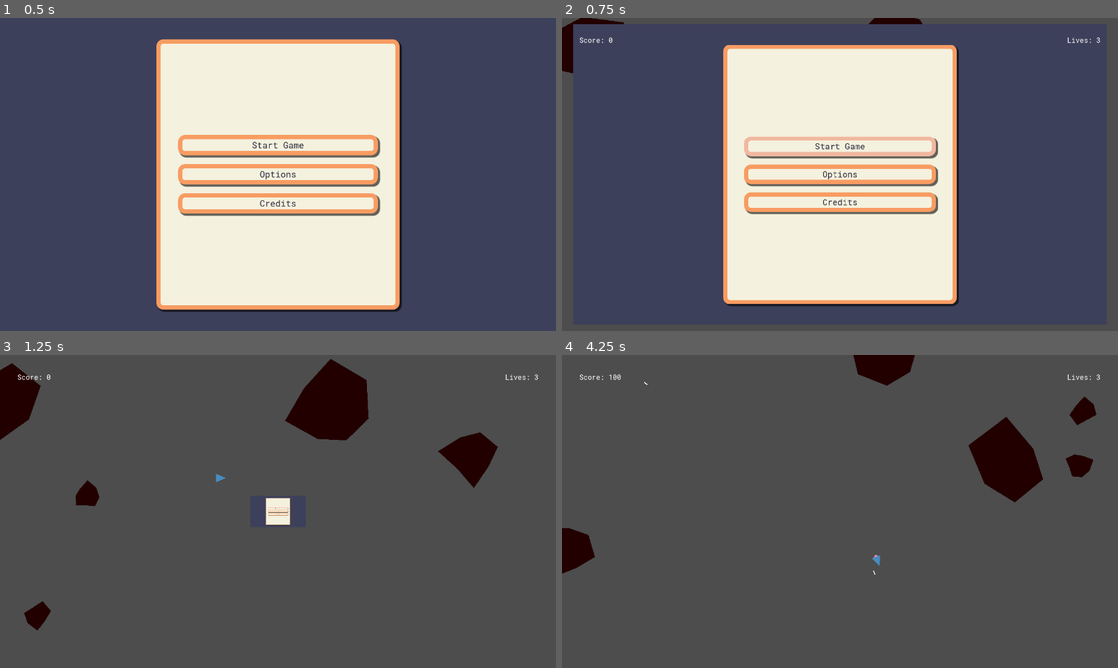
Above: before the commit, frames 1-4 (two rows, left to right).
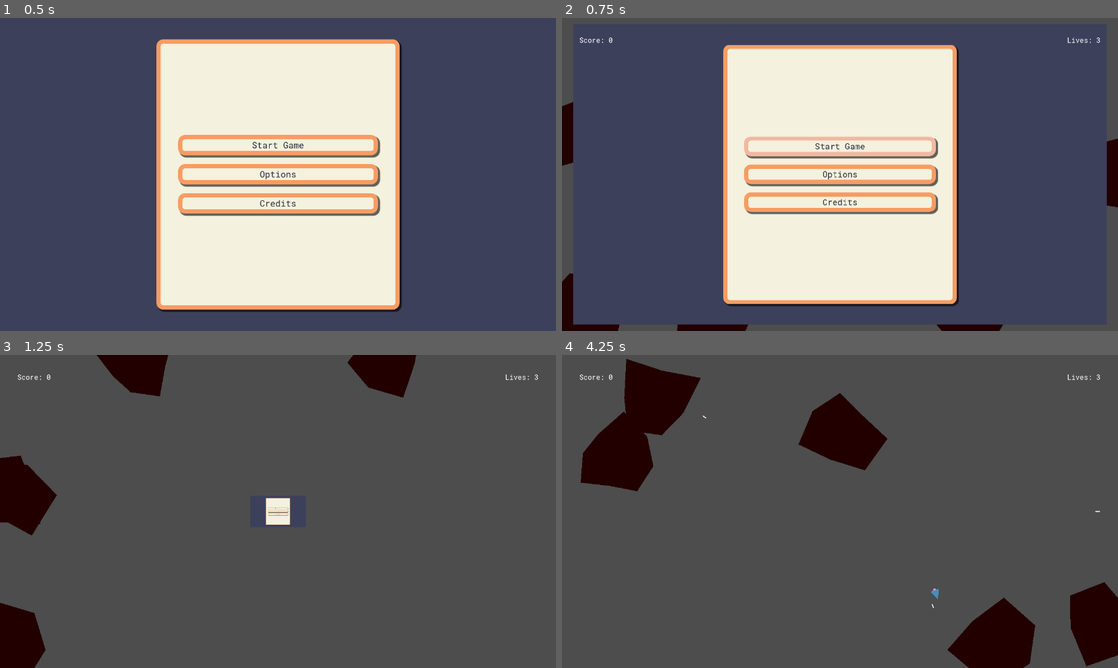
Above: after the commit, the same moments.

Repository: PlanetAriumGameStudio/movie-bluff-gameapp
Game: Godot game, scene res://scenes/main_menu.tscn
The game is run twice, just before and just after one commit, with the same random seed, the same clock (stepped at 60 frames per second) and the same inputs.
Inputs:
- Up to frame 1 (0.5 s): no input
- Up to frame 2 (0.75 s): click "Start Game" at 0.5 s
- Up to frame 3 (1.25 s): no input
- Up to frame 4 (4.25 s): tap Enter (ui_accept) at 1.25, 1.52, 2.27, 3.77 s; hold D (right) 1.28-2.03 s; hold S (down) 2.03-2.78 s; hold D (right) 2.78-3.53 s; hold W (up) from 3.53 s (still down)

Frame 1 is identical in both runs. In frame 2, 2.4% of the frame differs, in the area x 0-100%, y 0-100%; in frame 3, 10%; in frame 4, 15%.

Commit message:
add game over state, make asteroid generation better

Diff:
--- a/scenes/asteroids_world.tscn
+++ b/scenes/asteroids_world.tscn
@@ -1,16 +1,28 @@
-[gd_scene load_steps=5 format=3 uid="uid://cn6ktlamgi5d"]
+[gd_scene load_steps=6 format=3 uid="uid://cn6ktlamgi5d"]
 
+[ext_resource type="Script" path="res://scripts/asteroids_game.gd" id="1_cgsvl"]
 [ext_resource type="Script" path="res://scripts/asteroids_manager.gd" id="1_svmsb"]
-[ext_resource type="PackedScene" uid="uid://bxex7pn5ng26e" path="res://scenes/player.tscn" id="2_2lr1p"]
 [ext_resource type="FontFile" uid="uid://b42prwa756wip" path="res://fonts/RobotoMono-VariableFont_wght.ttf" id="3_31or4"]
-[ext_resource type="PackedScene" uid="uid://b7pmkevhqbxse" path="res://scenes/ship_bullet.tscn" id="3_pommd"]
+[ext_resource type="Theme" uid="uid://bxakjwkc4gbrj" path="res://themes/main_menu_theme.tres" id="5_dufpd"]
+
+[sub_resource type="Curve2D" id="Curve2D_yt4y8"]
+_data = {
+"points": PackedVector2Array(0, 0, 0, 0, 40, 40, 0, 0, 0, 0, 40, 680, 0, 0, 0, 0, 1240, 680, 0, 0, 0, 0, 1240, 40)
+}
+point_count = 4
 
 [node name="AsteroidsWorld" type="Node2D"]
+script = ExtResource("1_cgsvl")
+
+[node name="AsteroidsManager" type="Node2D" parent="."]
 script = ExtResource("1_svmsb")
 
-[node name="Player" parent="." instance=ExtResource("2_2lr1p")]
-position = Vector2(505, 283)
-bullet_prefab = ExtResource("3_pommd")
+[node name="AsteroidSpawnPath" type="Path2D" parent="AsteroidsManager"]
+curve = SubResource("Curve2D_yt4y8")
+
+[node name="PathFollow2D" type="PathFollow2D" parent="AsteroidsManager/AsteroidSpawnPath"]
+position = Vector2(40, 40)
+rotation = 1.5708
 
 [node name="GUI" type="CanvasLayer" parent="."]
 
@@ -37,3 +49,85 @@
 size_flags_vertical = 0
 theme_override_fonts/font = ExtResource("3_31or4")
 text = "Lives: 3"
+
+[node name="GameOverMenu" type="PanelContainer" parent="GUI"]
+anchors_preset = -1
+anchor_left = 0.31
+anchor_top = 0.296
+anchor_right = 0.685
+anchor_bottom = 0.737
+offset_left = -1.79999
+offset_top = -1.12
+offset_right = 0.199951
+offset_bottom = 0.359985
+grow_horizontal = 2
+grow_vertical = 2
+size_flags_horizontal = 4
+size_flags_vertical = 4
+theme = ExtResource("5_dufpd")
+
+[node name="MarginContainer" type="MarginContainer" parent="GUI/GameOverMenu"]
+layout_mode = 2
+theme_override_constants/margin_left = 40
+theme_override_constants/margin_top = 40
+theme_override_constants/margin_right = 40
+theme_override_constants/margin_bottom = 40
+
+[node name="Label" type="Label" parent="GUI/GameOverMenu/MarginContainer"]
+layout_mode = 2
+size_flags_horizontal = 4
+text = "Game Over"
+
+[node name="TryAgainButton" type="Button" parent="GUI/GameOverMenu/MarginContainer"]
+layout_mode = 2
+size_flags_horizontal = 0
+size_flags_vertical = 8
+text = "Try Again"
+
+[node name="MainMenuButton" type="Button" parent="GUI/GameOverMenu/MarginContainer"]
+layout_mode = 2
+size_flags_horizontal = 8
+size_flags_vertical = 8
+text = "Main Menu"
+
+[node name="PauseMenu" type="PanelContainer" parent="GUI"]
+process_mode = 3
+visible = false
+anchors_preset = 8
+anchor_left = 0.5
+anchor_top = 0.5
+anchor_right = 0.5
+anchor_bottom = 0.5
+offset_left = -203.0
+offset_top = -229.0
+offset_right = 225.0
+offset_bottom = 207.0
+grow_horizontal = 2
+grow_vertical = 2
+theme = ExtResource("5_dufpd")
+
+[node name="MarginContainer" type="MarginContainer" parent="GUI/PauseMenu"]
+layout_mode = 2
+theme_override_constants/margin_left = 40
+theme_override_constants/margin_top = 40
+theme_override_constants/margin_right = 40
+theme_override_constants/margin_bottom = 40
+
+[node name="VBoxContainer" type="VBoxContainer" parent="GUI/PauseMenu/MarginContainer"]
+layout_mode = 2
+
+[node name="Label" type="Label" parent="GUI/PauseMenu/MarginContainer/VBoxContainer"]
+layout_mode = 2
+size_flags_horizontal = 4
+text = "Paused"
+
+[node name="Button" type="Button" parent="GUI/PauseMenu/MarginContainer/VBoxContainer"]
+layout_mode = 2
+text = "Main Menu"
+
+[node name="Button2" type="Button" parent="GUI/PauseMenu/MarginContainer/VBoxContainer"]
+layout_mode = 2
+text = "Continue"
+
+[connection signal="pressed" from="GUI/GameOverMenu/MarginContainer/TryAgainButton" to="." method="_on_try_again_button_pressed"]
+[connection signal="pressed" from="GUI/GameOverMenu/MarginContainer/MainMenuButton" to="." method="_on_main_menu_button_pressed"]
--- a/scenes/player.tscn
+++ b/scenes/player.tscn
@@ -1,21 +1,23 @@
-[gd_scene load_steps=3 format=3 uid="uid://bxex7pn5ng26e"]
+[gd_scene load_steps=4 format=3 uid="uid://bxex7pn5ng26e"]
 
 [ext_resource type="Script" path="res://scripts/player.gd" id="1_yq8jn"]
+[ext_resource type="PackedScene" uid="uid://b7pmkevhqbxse" path="res://scenes/ship_bullet.tscn" id="2_6vjvo"]
 
 [sub_resource type="CircleShape2D" id="CircleShape2D_2hh5d"]
 radius = 20.0
 
-[node name="Player" type="CharacterBody2D"]
+[node name="Player" type="CharacterBody2D" groups=["player"]]
 scale = Vector2(0.999994, 0.999994)
 collision_mask = 2
 motion_mode = 1
 velocity = Vector2(0, 23700)
 script = ExtResource("1_yq8jn")
+bullet_prefab = ExtResource("2_6vjvo")
 
 [node name="Area2D" type="Area2D" parent="." groups=["player"]]
+collision_mask = 2
 
 [node name="CollisionShape2D" type="CollisionShape2D" parent="Area2D"]
-scale = Vector2(1, 1)
 shape = SubResource("CircleShape2D_2hh5d")
 
 [connection signal="area_entered" from="Area2D" to="." method="_on_area_2d_area_entered"]
--- a/scenes/ship_bullet.gd
+++ b/scenes/ship_bullet.gd
@@ -9,5 +9,4 @@
 
 func check_clean_up():
 	if position.x > Globals.SCREEN_SIZE.x || position.x < 0 || position.y > Globals.SCREEN_SIZE.y || position.y < 0:
-		print("Cleaning bullet")
 		queue_free()
--- a/scripts/asteroid.gd
+++ b/scripts/asteroid.gd
@@ -1,29 +1,29 @@
+class_name Asteroid
 extends Area2D
 
-signal asteroid_shot
-
-var asteroid: PackedVector2Array
-var asteroid_coords: Array
+signal asteroid_shot(position : Vector2, size : int)
 
 const MAX_SPEED = 150.0
+
+var _asteroid : PackedVector2Array
+var _asteroid_coords : Array
+var rotation_speed : float
+var rotation_direction : int
+var velocity : Vector2
+var size : int
+
 @export var MIN_ROTATION_SPEED = 2.0
 @export var MAX_ROTATION_SPEED = 5.0
 
-var rotation_speed:float
-var rotation_direction:int
-var velocity: Vector2
 
-var size: int
+@onready var _collision_poly = $CollisionPolygon2D
 
-@onready var collision_poly = $CollisionPolygon2D
-
-func _ready() -> void:
+func _ready():
 	# We want bespoke asteroids, so we will generate their shapes randomly
-	size = Globals.RNG.randi_range(1,3)
 	generate_shape()
 	generate_velocity()
-	asteroid = float_array_to_Vector2Array(asteroid_coords)
-	collision_poly.polygon = asteroid
+	_asteroid = float_array_to_Vector2Array(_asteroid_coords)
+	_collision_poly.polygon = _asteroid
 
 func float_array_to_Vector2Array(coords : Array) -> PackedVector2Array:
 	# Convert the array of floats into a PackedVector2Array.
@@ -50,7 +50,7 @@
 
 func _draw():
 	var asteroid_grey: Color = Color("220000")
-	draw_polygon(asteroid, [asteroid_grey])
+	draw_polygon(_asteroid, [asteroid_grey])
 
 func screen_wrap():
 	position.x = wrapf(position.x, 0, Globals.SCREEN_SIZE.x)
@@ -66,15 +66,11 @@
 		var length_from_center = rng.randi_range(20,40) * size
 		var new_point = Vector2.UP * length_from_center
 		new_point = new_point.rotated(deg_to_rad(point*degrees_per_point))
-		asteroid_coords.append([new_point.x, new_point.y])
+		_asteroid_coords.append([new_point.x, new_point.y])
 
 func _on_area_entered(area: Area2D) -> void:
 	if area.is_in_group("player_bullets"):
+		if size > 1:
+			asteroid_shot.emit(self.position, size - 1)
+		queue_free()
 		area.queue_free()
-		if size > 1:
-			# Generate broken asteroid chunks
-			size -= 1
-			var dupe = self.duplicate()
-			self.get_parent().add_child(dupe)
-		asteroid_shot.emit()
-		queue_free()
--- /dev/null
+++ b/scripts/asteroids_game.gd
@@ -0,0 +1,56 @@
+class_name AsteroidsGame
+extends Node2D
+
+const player:PackedScene = preload("res://scenes/player.tscn")
+
+var player_score:int
+var player_lives:int
+var player_ref:Player
+
+@onready var score_label:Label = $GUI/MarginContainer/Score
+@onready var lives_label:Label = $GUI/MarginContainer/Lives
+@onready var pause_menu:PanelContainer = $GUI/PauseMenu
+@onready var game_over_menu:PanelContainer = $GUI/GameOverMenu
+@onready var asteroids_manager:AsteroidsManager = $AsteroidsManager
+
+func _ready():
+	game_over_menu.visible = false
+	pause_menu.visible = false
+	init_player()
+
+func init_player():
+	player_score = 0
+	player_lives = 3
+	player_ref = player.instantiate()
+	player_ref.position = Vector2(Globals.SCREEN_SIZE.x/2, Globals.SCREEN_SIZE.y/2)
+	player_ref.connect("player_exploded", update_lives)
+	self.add_child(player_ref)
+
+func update_score():
+	player_score += 100
+	score_label.text = str("Score: ", player_score)
+
+func update_lives():
+	player_lives -= 1
+	player_ref.position = Vector2(Globals.SCREEN_SIZE.x/2, Globals.SCREEN_SIZE.y/2)
+	lives_label.text = str("Lives: ", player_lives)
+	if player_lives <= 0:
+		game_over()
+		player_ref.queue_free()
+
+func game_over():
+	game_over_menu.visible = true
+
+func pause():
+	get_tree().paused = true
+	pause_menu.visible = true
+
+func unpause():
+	get_tree().pause = false
+	pause_menu.visible = false
+
+func _on_main_menu_button_pressed() -> void:
+	TransitionManager.change_scene("res://scenes/main_menu.tscn",1)
+
+func _on_try_again_button_pressed() -> void:
+	_ready()
--- a/scripts/asteroids_manager.gd
+++ b/scripts/asteroids_manager.gd
@@ -1,19 +1,29 @@
+class_name AsteroidsManager
 extends Node2D
 
 const asteroid_prefab:PackedScene = preload("res://scenes/asteroid.tscn")
 
-var player_score:int
-
-@onready var score_label: Label = $GUI/MarginContainer/Score
+@onready var asteroid_spawn_path:PathFollow2D = $AsteroidSpawnPath/PathFollow2D
 
 func _ready() -> void:
-	player_score = 0
+	init_asteroids()
+
+func init_asteroids():
 	for i in range(0,5):
-		var new_asteroid = asteroid_prefab.instantiate()
-		new_asteroid.position = Vector2(Globals.RNG.randi_range(0,Globals.SCREEN_SIZE.x), Globals.RNG.randi_range(0,Globals.SCREEN_SIZE.y))
-		new_asteroid.connect("asteroid_shot", update_score)
-		self.add_child(new_asteroid)
+		generate_asteroid()
 
-func update_score():
-	player_score += 100
-	score_label.text = str("Score: ", player_score)
+func generate_asteroid():
+	asteroid_spawn_path.set_progress_ratio(Globals.RNG.randf())
+	generate_asteroid_at_position(asteroid_spawn_path.position, 3)
+
+func generate_asteroid_at_position(spawn_position : Vector2, size : int):
+	var new_asteroid = asteroid_prefab.instantiate()
+	new_asteroid.position = spawn_position
+	new_asteroid.size = size
+	new_asteroid.connect("asteroid_shot", _on_asteroid_shot)
+	self.add_child(new_asteroid)
+
+func _on_asteroid_shot(new_position : Vector2, new_size : int):
+	for i in randi_range(0, Globals.RNG.randi_range(1,2)):
+		print(i)
+		generate_asteroid_at_position(new_position, new_size)
--- a/scripts/player.gd
+++ b/scripts/player.gd
@@ -1,4 +1,7 @@
 extends CharacterBody2D
+class_name Player
+
+signal player_exploded
 
 var ship: PackedVector2Array
 var booster: PackedVector2Array
@@ -55,7 +58,6 @@
 	if acceleration > 0:
 		var booster_red: Color = Color("ff8cbf")
 		draw_polygon(booster, [booster_red])
-
 	draw_polygon(ship, [godot_blue])
 
 
@@ -68,7 +70,9 @@
 	acceleration = Input.get_axis("down", "up") * THRUST
 	shoot = Input.is_action_just_pressed("ui_accept")
 
+func blow_up():
+	player_exploded.emit()
 
 func _on_area_2d_area_entered(area: Area2D) -> void:
 	if area.is_in_group("asteroids"):
-		print("game over")
+		blow_up()
Not shown, changed: export/index.html
Not shown, changed: export/index.pck
Not shown, removed: scenes/ast9E2E.tmp
Not shown, removed: scenes/astA6CD.tmp
